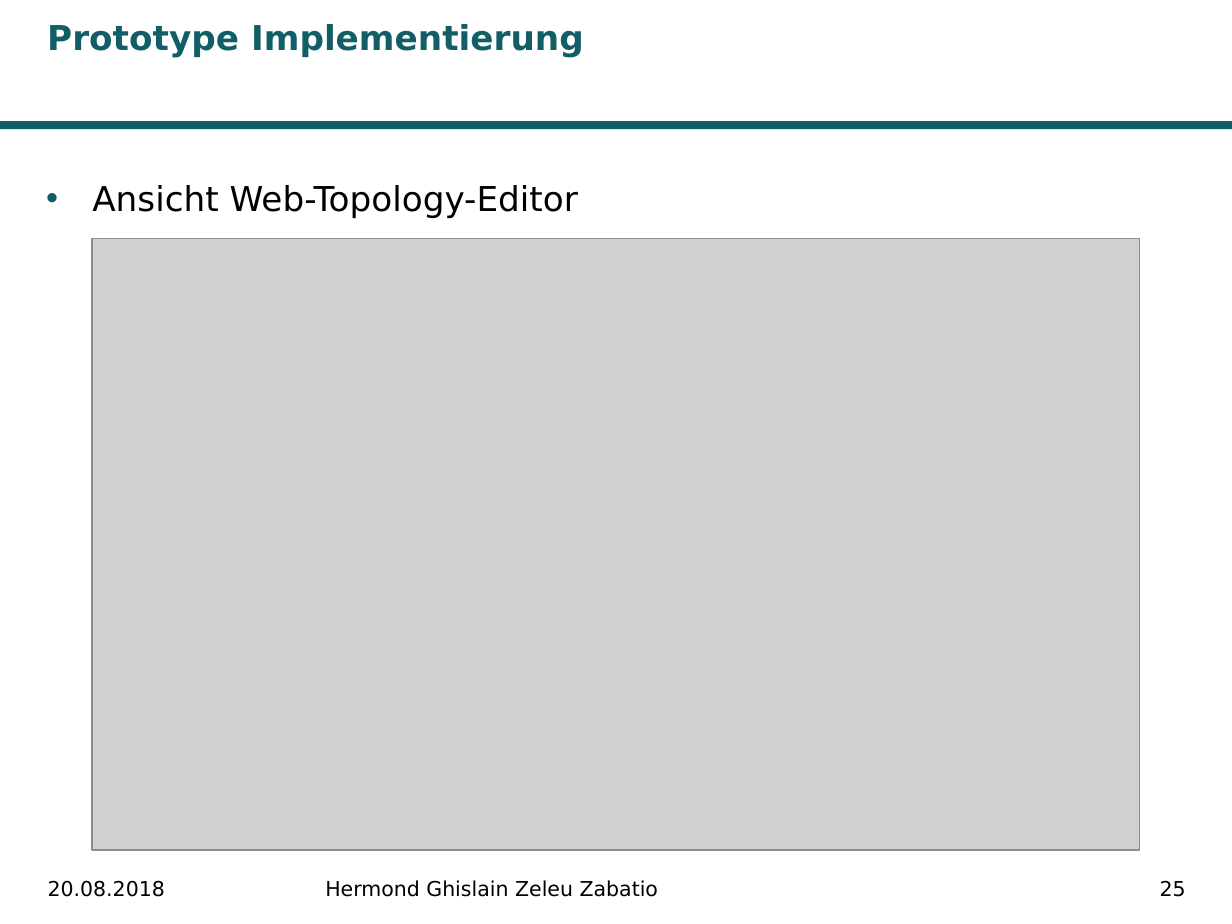
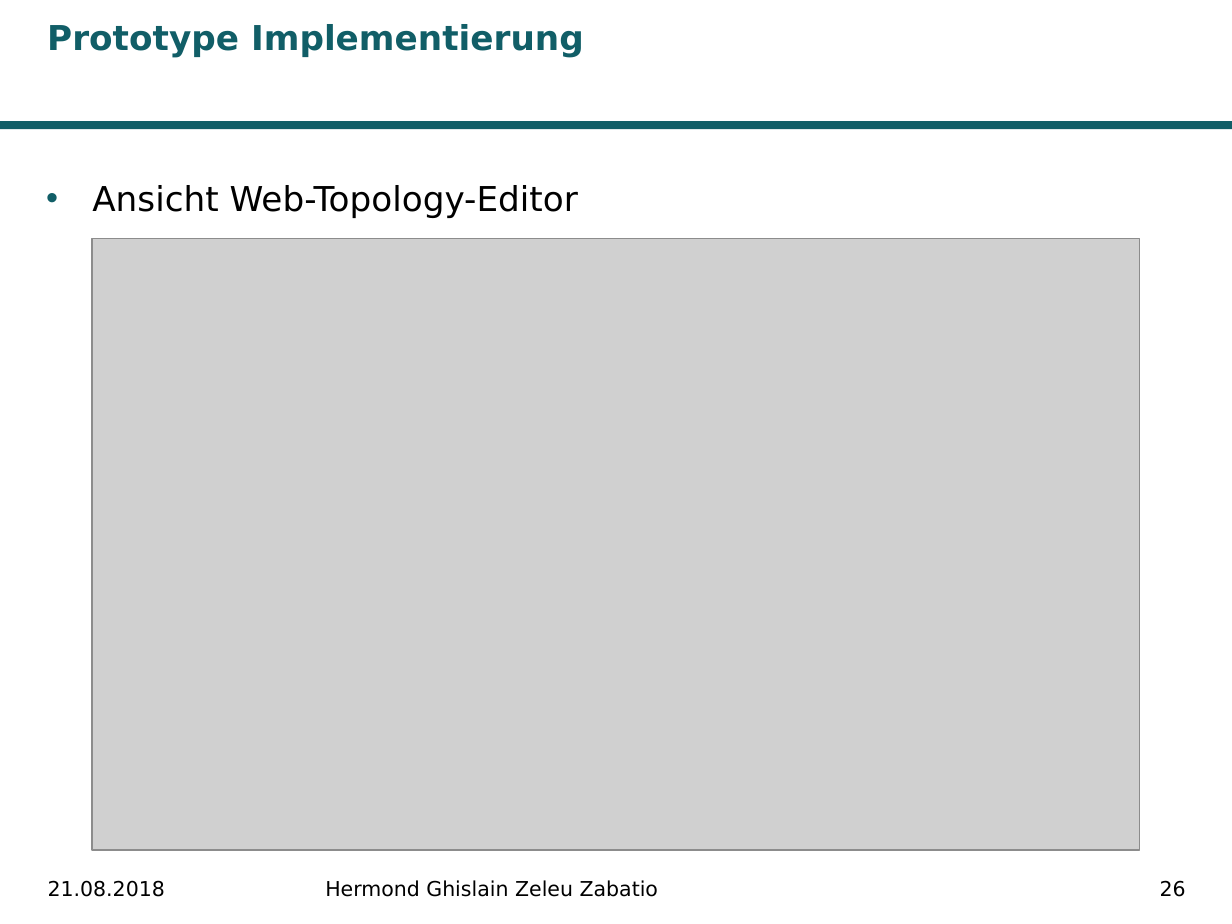
Before and after one commit to Ghislain1/zoe-fb-app, a slide deck: slide 26 of Master-Abschluss.pptx (slide 25 before the commit). Drawn at 1232x924 pixels with LibreOffice and Linux fonts; fonts in the diff are those of the drawing; grey boxes stand for pictures; background and template pictures are left out. Boxes give left, top, right and bottom in pixels: in the first picture for what was removed or moved away, otherwise in the second. Text is boxed around its words. In the diff, an @@ line names an element or a change of style, - is before the commit and + after.

```diff
--- a/Master-Abschluss.pptx
+++ b/Master-Abschluss.pptx
@@ text at <box>48,880,165,897</box>: text changed @@
-20.08.2018
+21.08.2018
@@ page number at <box>1160,880,1186,897</box>: text changed @@
-25
+26
```
Also in this commit, not shown: 28 other slides changed, 1 slide added.
